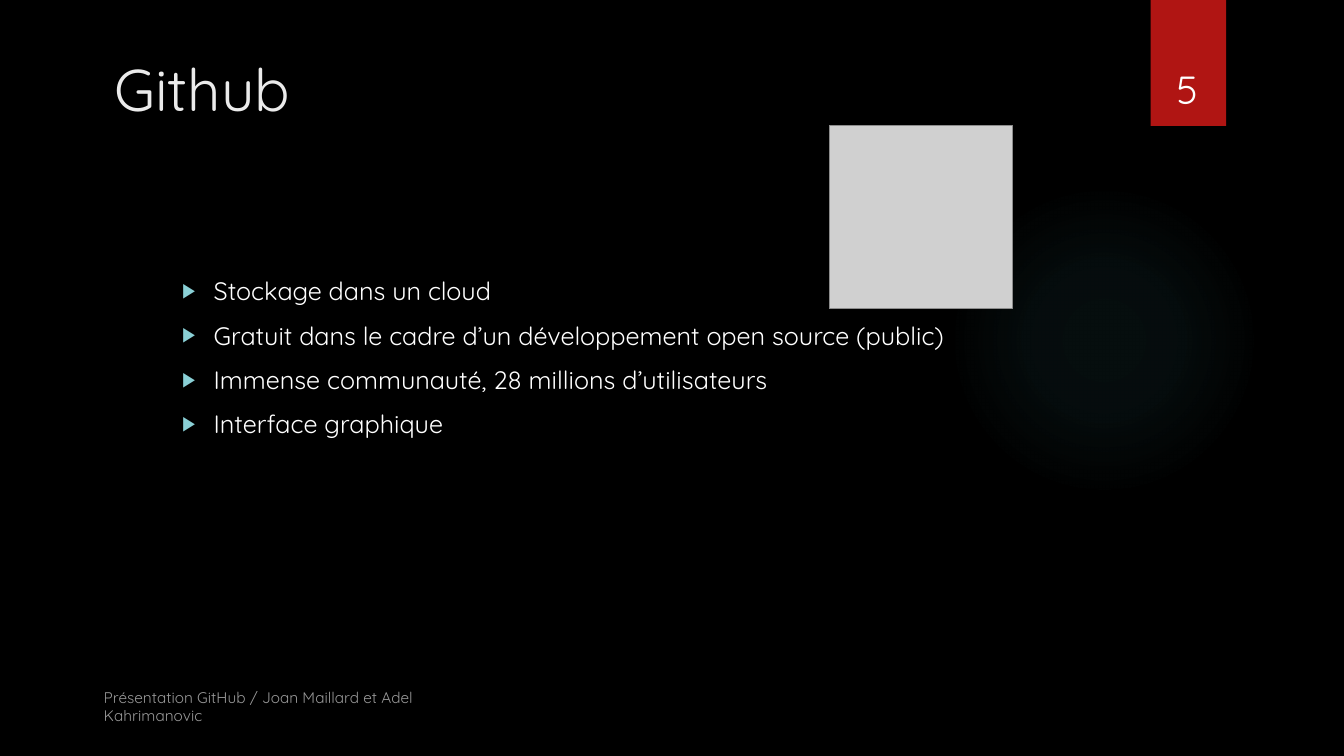
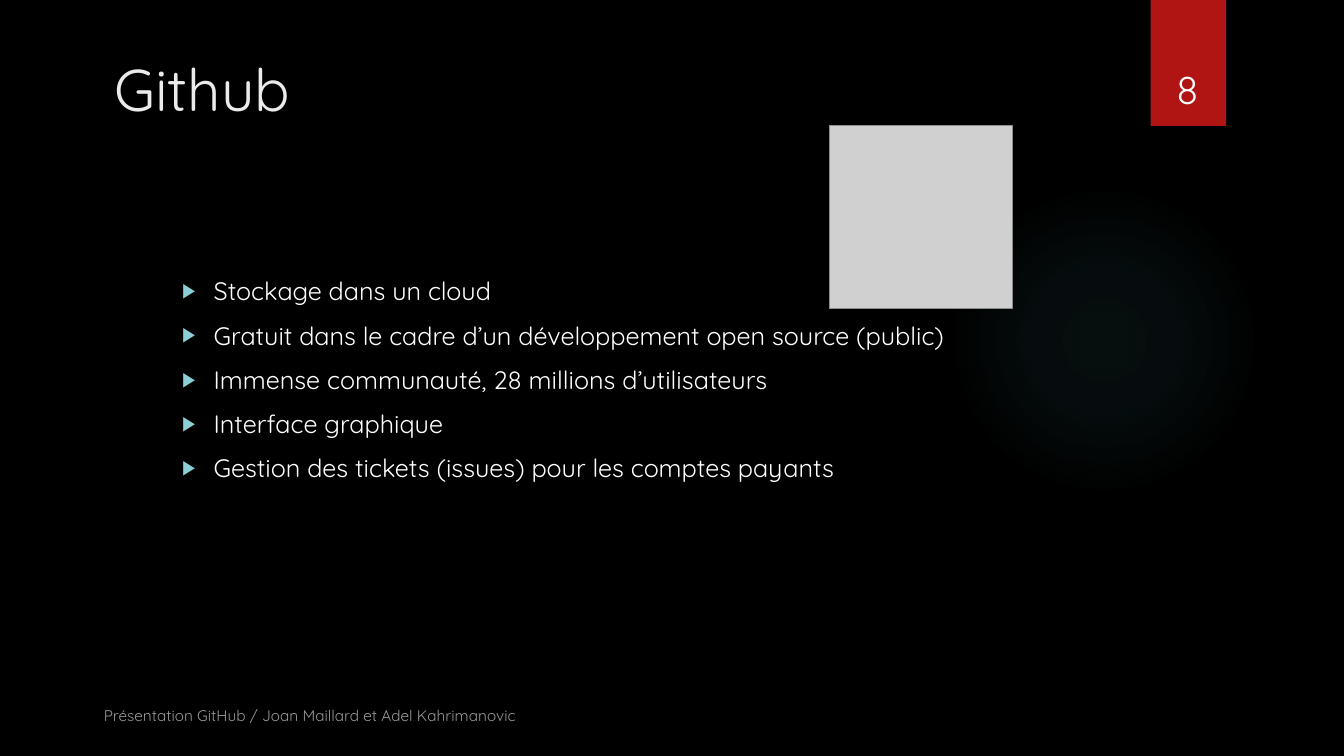
Before and after one commit to JoanMaillard/Manette, a slide deck: slide 8 of GitHub.pptx (slide 5 before the commit). Drawn at 1344x756 pixels with LibreOffice and Linux fonts; fonts in the diff are those of the drawing; grey boxes stand for pictures; background and template pictures are left out. Boxes give left, top, right and bottom in pixels: in the first picture for what was removed or moved away, otherwise in the second. Text is boxed around its words. In the diff, an @@ line names an element or a change of style, - is before the commit and + after.

```diff
--- a/GitHub.pptx
+++ b/GitHub.pptx
@@ page number at box(1176, 76, 1198, 105): text changed @@
-5
+8
@@ text at box(214, 458, 834, 482): paragraph added @@
+  ▶ Gestion des tickets (issues) pour les comptes payants
@@ text "Présentation GitHub / Joan Maillard ..." rewrapped from box(104, 692, 412, 721) to box(104, 710, 516, 721) @@
```
Also in this commit, not shown: 5 other slides changed, 3 slides added.
